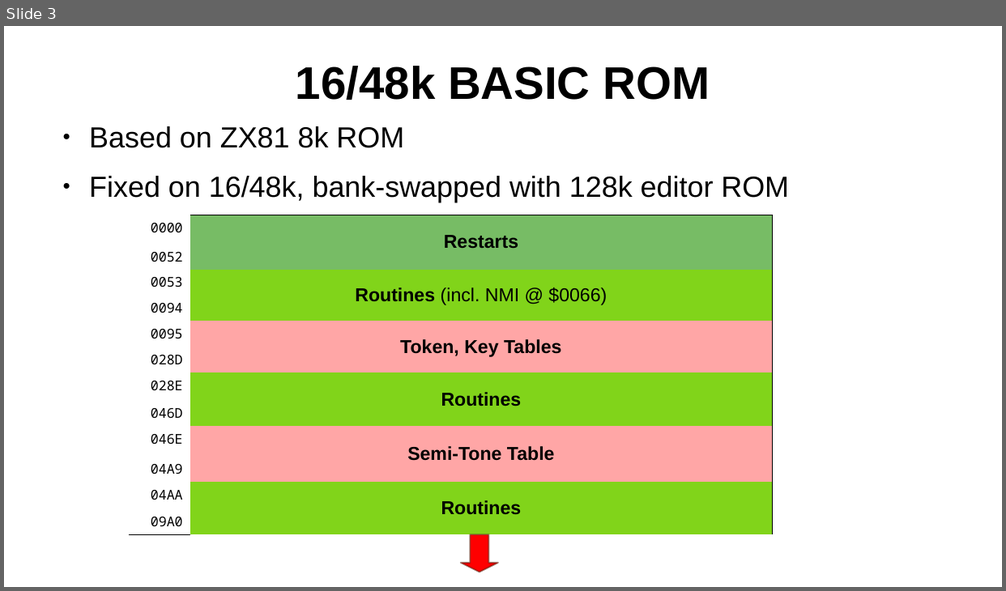
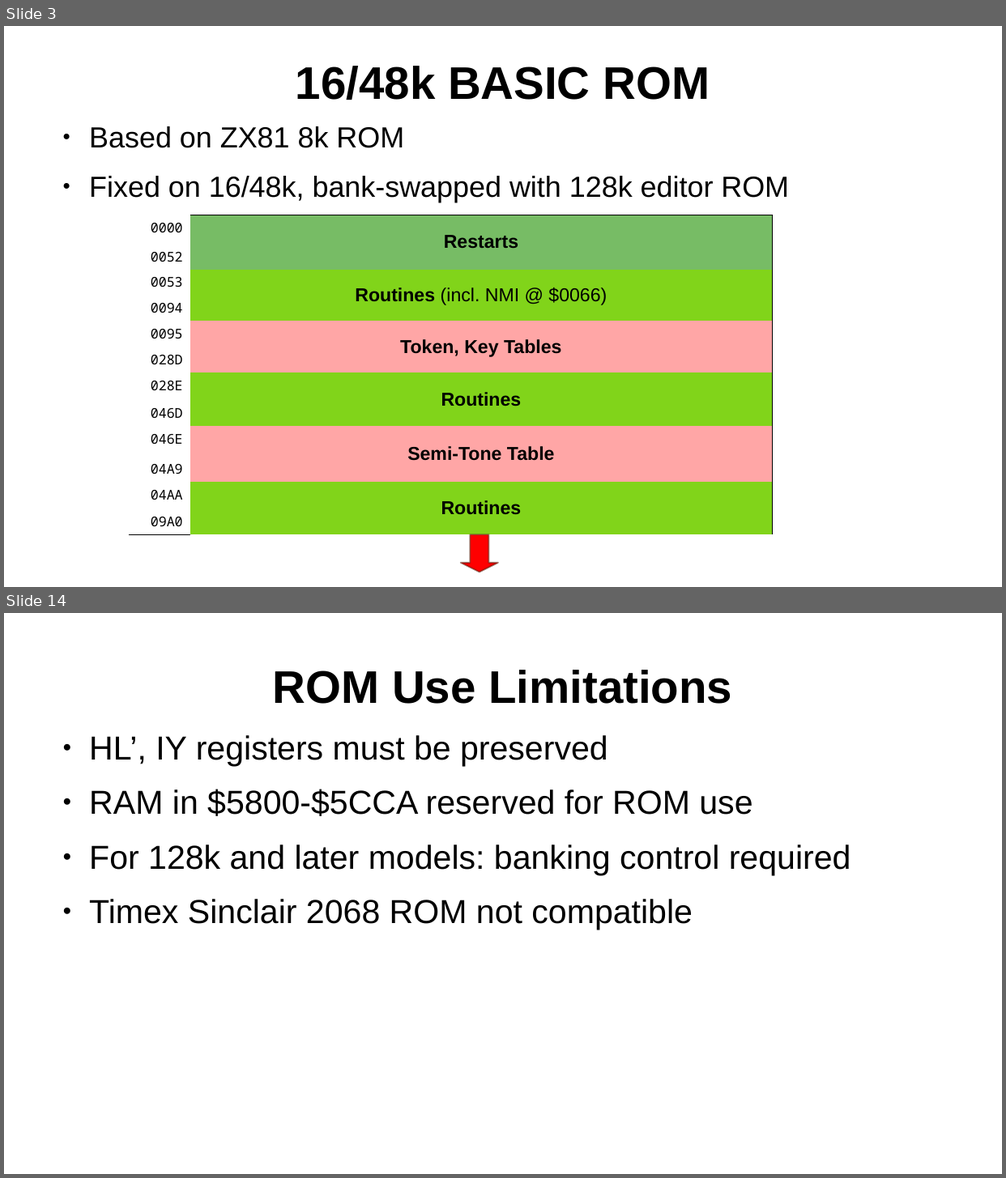
Before and after one commit to SlithyMatt/zxs-assembly-tutorial, a slide deck: Lesson10/Lesson10.odp. Shown one above the other, each under a label of ours: slide 3 before the commit, slides 3 and 14 after it; the slides between them are not shown. The pictures are 1006x591 and 1006x1178 pixels, drawn with LibreOffice and Linux fonts; fonts in the diff are those of the drawing. Boxes give left, top, right and bottom in pixels: in the first picture for what was removed or moved away, otherwise in the second. Text is boxed around its words. In the diff, an @@ line names an element or a change of style, - is before the commit and + after.

```diff
--- a/Lesson10/Lesson10.odp
+++ b/Lesson10/Lesson10.odp
@@ slide 14 added at (x1=4, y1=613, x2=1002, y2=1174), background #FFFFFF @@
@@ title added at (x1=273, y1=670, x2=732, y2=704), 44 pt, text #000000, bold @@
+ROM Use Limitations
@@ text added at (x1=89, y1=735, x2=851, y2=931), 32 pt, text #000000 @@
+● HL’, IY registers must be preserved
+● RAM in $5800-$5CCA reserved for ROM use
+● For 128k and later models: banking control required
+● Timex Sinclair 2068 ROM not compatible
```
Also in this commit, not shown: 1 other slide changed, 11 other slides added, 2 slides removed.
